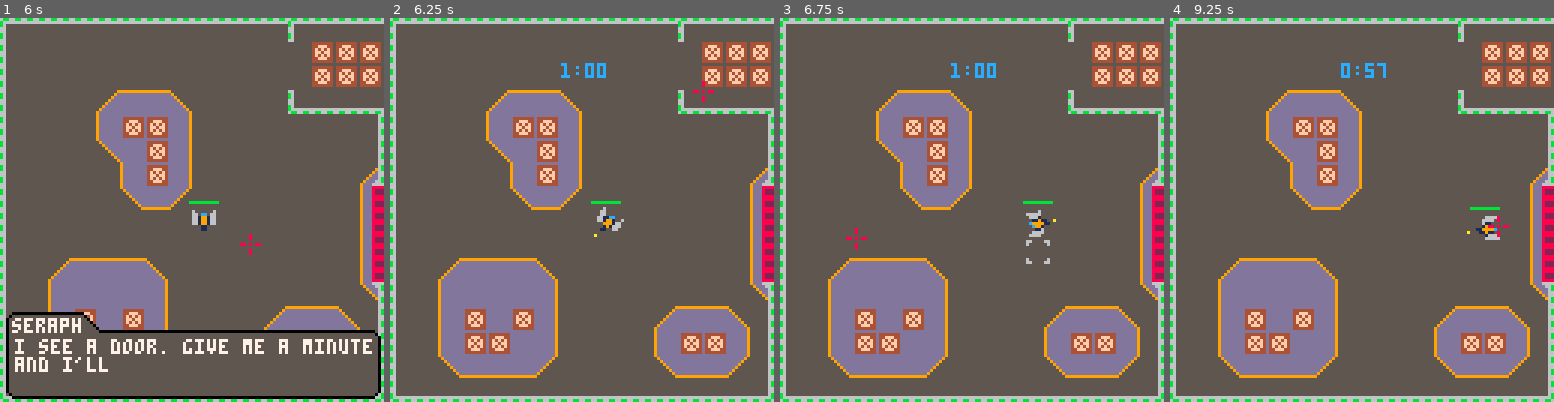
Above: before the commit, frames 1-4 (left to right).
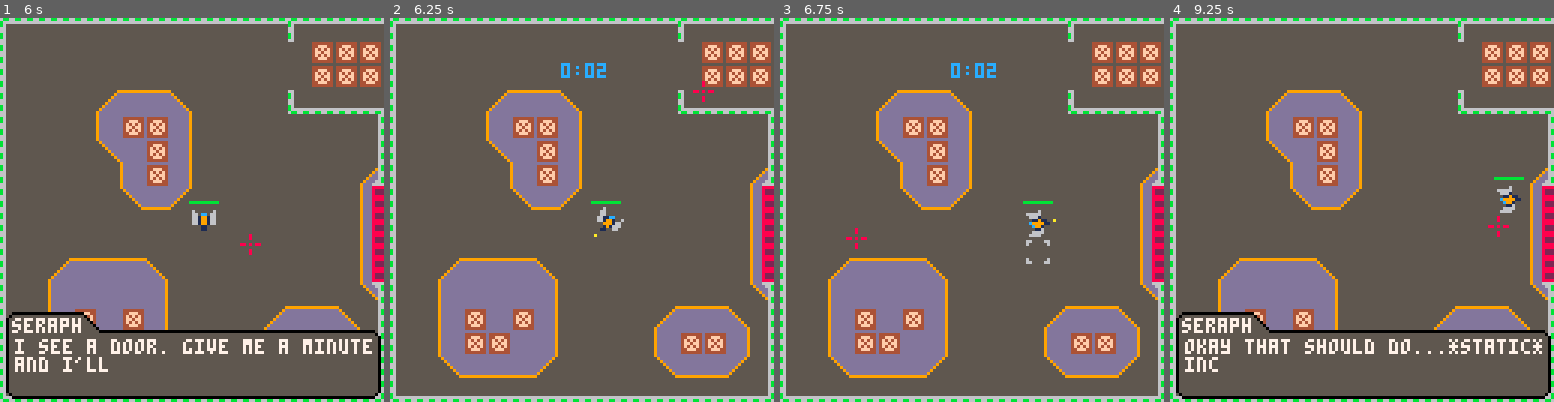
Above: after the commit, the same moments.

Repository: kbrewington/Negation
Game: PICO-8 cartridge negation.p8
Same seed, same stepped clock (60 frames per second), same inputs: the game is played once before the commit and once after it.
Inputs (mouse positions are in pixels of both pictures, inside the frame that each line leads up to):
- Up to frame 1 (6 s): tap X (X key) at 0.33, 1.07, 1.85, 2.97, 4.08, 5.2 s; click (280, 121) at 0.67 s; tap O (Z key) at 0.7, 1.7, 2.1, 2.5, 2.9, 3.3, 3.7, 4.1, 4.5, 4.9, 5.3, 5.7 s; click (46, 267) at 1.22 s; hold Right 1.6-2.1 s; click (107, 114) at 1.77 s; hold Up 2.15-2.42 s; click (172, 259) at 2.32 s; hold Right 2.47-3.03 s; click (234, 106) at 2.87 s; hold Left 3.08-3.58 s; click (295, 256) at 3.42 s; hold Down 3.63-3.97 s; click (61, 102) at 3.97 s; hold Right 4.02-4.68 s; click (122, 248) at 4.52 s; hold Up 4.73-5.03 s; click (184, 94) at 5.07 s; hold Left 5.08-5.68 s; click (249, 244) at 5.62 s; hold Down from 5.73 s (still down)
- Up to frame 2 (6.25 s): release Down at 6.03 s; hold Right from 6.08 s (still down); tap O (Z key) at 6.1 s; click (701, 90) at 6.17 s
- Up to frame 3 (6.75 s): tap X (X key) at 6.32 s; tap O (Z key) at 6.5 s; release Right at 6.58 s; hold Right from 6.63 s (still down); click (856, 236) at 6.72 s
- Up to frame 4 (9.25 s): tap O (Z key) every 0.4 s from 6.9 to 8.9 s; release Right at 7.13 s; hold Up 7.18-7.45 s; click (1308, 83) at 7.27 s; tap X (X key) at 7.43, 8.55 s; hold Right 7.5-8.07 s; click (1369, 229) at 7.82 s; hold Left 8.12-8.62 s; click (1434, 79) at 8.37 s; hold Down 8.67-9 s; click (1496, 225) at 8.92 s; hold Right from 9.05 s (still down)

Frame 1 is identical in both runs. In frame 2, less than 0.1% of the frame differs, in the area x 44-57%, y 11-15%; in frame 3, less than 0.1%; in frame 4, 9.9%, in the area x 1-100%, y 11-100%.

Commit message:
some fixes on routing

Diff:
--- a/negation.p8
+++ b/negation.p8
@@ -121,7 +121,7 @@
   yield()
 
   fill_enemy_table(1, 65)
-  spawn_time_start, timers["leveltimer"], wait.timer =  60, 60, true
+  spawn_time_start, timers["leveltimer"], wait.timer =  60, 2, true
   yield()
 
   kill_all_enemies(true)
@@ -129,7 +129,7 @@
   seraph.text = "okay that should do...*static*incom-*static* b-*static*..."
   yield()
 
-  init_tele_anim(boss(60, 60, 128, 1, 40))
+  init_tele_anim(boss(60, 60, 5, 10, 40))
   --music(3)
   yield()
 
@@ -257,16 +257,17 @@
 function hcenter(s) return 64-flr((s*4)/2) end
 
 function route(ang, x, y)
-  for i in all({0,-1,1,-2,2}) do
+  for i in all({0,-1,1,-2,2,-3,3}) do
     angl = ang+i*45
-    if (look(angl,x,y)) return angl
-  end
+    if (look(angl,x,y)) line(x,y,x-24*sin(angl/360),y-24*cos(angl/360),8);return angl
+  end
+  return ang
 end
 
 function look(ang,x,y)
   for i=1,8 do
     x,y=x-i*sin(ang/360),y-i*cos(ang/360)
-    -- pset(x,y,10)
+    pset(x,y,10)
     if (bump_all(x,y)) return false
   end
   return true
@@ -417,7 +418,7 @@
               if (timers["bossstart"] <= 900) timers["bossstart"] = 1000
               b.x = 60 - 55*cos(ang)
               b.y = 60 - 55*sin(ang)
-               line((b.x-8*sin(p_ang/360)+8),(b.y-8*cos(p_ang/360)+8),((b.x+8)-(30*sin(p_ang/360))),((b.y+8)-(30*cos(p_ang/360))),10)
+              line((b.x-8*sin(p_ang/360)+8),(b.y-8*cos(p_ang/360)+8),((b.x+8)-(30*sin(p_ang/360))),((b.y+8)-(30*cos(p_ang/360))),10)
               if (distance(player, b) <= 30+8) shoot(b.x, b.y, p_ang, 141, false, true)
             else
               b.angle = (b.angle+6)%360
@@ -467,9 +468,14 @@
              end
              if (timers["bossstart"] == 0) timers["bossstart"] = 13
            elseif b.level == 10 then
-             b.x = player.x+50*sin(p_ang/360)
-             b.y = player.y+50*cos(p_ang/360)
-             if (timers["firerate"] > 0 and flr(time()*50)%b.fire_rate == 0) shoot(b.x, b.y, p_ang, 34, false, true)
+             if (flr(timers["bossstart"])%3 == 0) for i=-20,20,40 do b.circs[#b.circs+1] = {b.x-i*sin(p_ang/360),b.y,25} end
+             for c in all(b.circs) do
+               circ(c[1],c[2],25,8)
+               if c[3]>0 then c[3]-=1 else del(b.circs,c) end
+             end
+             -- b.x = player.x+50*sin(p_ang/360)
+             -- b.y = player.y+50*cos(p_ang/360)
+             -- if (timers["firerate"] > 0 and flr(time()*50)%b.fire_rate == 0) shoot(b.x, b.y, p_ang, 34, false, true)
            end
            b.draw_healthbar()
           end
@@ -785,8 +791,15 @@
       if (b.rocket) rocket_kill(b)
       return
     end
-
-    spr_r(b.sprite, b.x, b.y, b.angle, 1, 1)
+    if (b.sprite==34) then
+      for i=-1,6,7 do
+        -- pset(b.x,b.y,10)
+        pset(b.x+i*sin((90+b.angle)/360)+3, b.y+i*cos((90+b.angle)/360)+2, 10)
+        -- line(b.x+i*sin((90+b.angle)/360), b.y+i*cos((90+b.angle)/360), b.x-2*sin(b.angle/360)+i*sin((90+b.angle)/360),b.y-2*cos(b.angle/360)+i*cos((90+b.angle)/360),10)
+      end
+    else
+      spr_r(b.sprite, b.x, b.y, b.angle, 1, 1)
+    end
     b.move()
     if (b.duration <= 0) del(player_bullets, b); return
 
